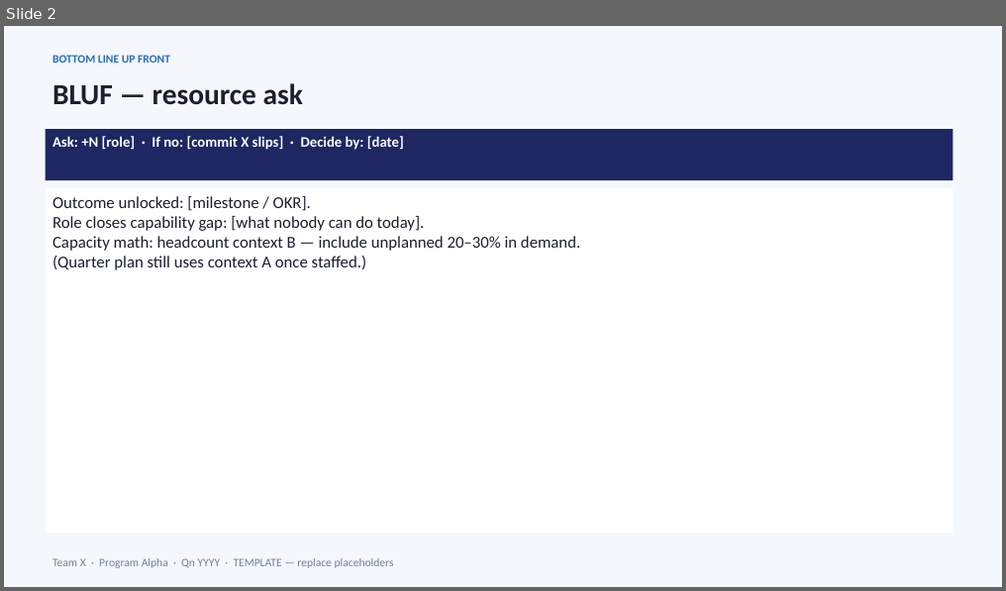
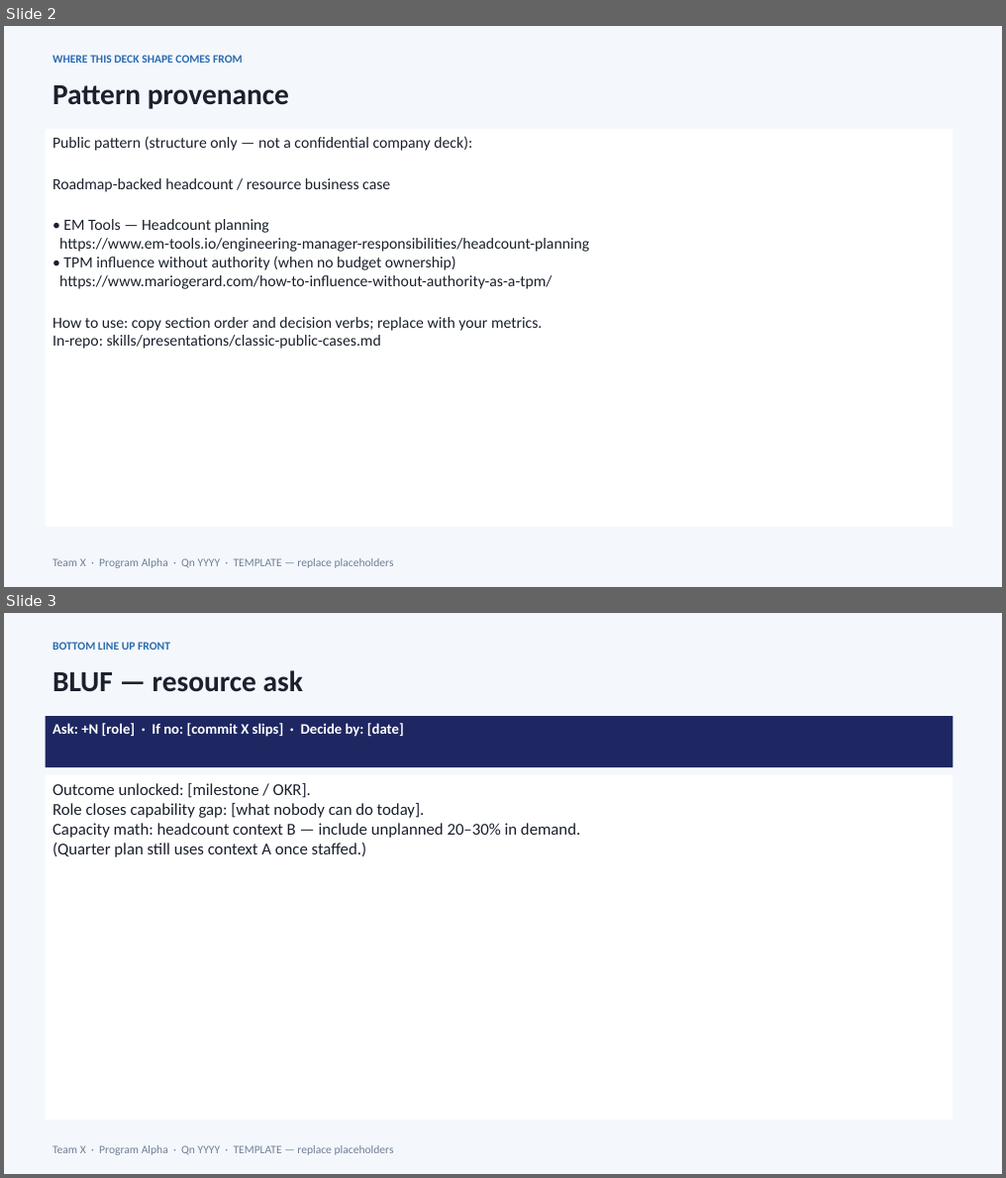
Before and after one commit to peter0749/MindsetMD, a slide deck: skills/presentations/assets/pptx/templates/06-resource-request.pptx. Shown one above the other, each under a label of ours: slide 2 before the commit, slides 2 and 3 after it. The pictures are 1006x591 and 1006x1178 pixels, drawn with LibreOffice and Linux fonts; fonts in the diff are those of the drawing. Boxes give left, top, right and bottom in pixels: in the first picture for what was removed or moved away, otherwise in the second. Text is boxed around its words. In the diff, an @@ line names an element or a change of style, - is before the commit and + after.

Commit message:
Add explicit public pattern provenance and fix broken asset links
Each template/example deck now has a Pattern provenance slide and cover
line; outline MDs cite sources. Fix assets/README paths to pptx/templates
and pptx/examples; add scripts/check_markdown_links.py (all 22 URLs 200).

```diff
--- a/skills/presentations/assets/pptx/templates/06-resource-request.pptx
+++ b/skills/presentations/assets/pptx/templates/06-resource-request.pptx
@@ slide 2 added at (4,26,1002,587), background #F4F7FC @@
@@ text added at (53,55,243,63), 11 pt, text #2B6CB0, bold @@
+WHERE THIS DECK SHAPE COMES FROM
@@ text added at (53,85,289,109), 28 pt, text #1A202C, bold @@
+Pattern provenance
@@ rectangle added at (46,129,953,527), fill #FFFFFF, 15 pt, text #1A202C @@
+Public pattern (structure only — not a confidential company deck):
+Roadmap-backed headcount / resource business case
+• EM Tools — Headcount planning
+https://www.em-tools.io/engineering-manager-responsibilities/headcount-planning
+• TPM influence without authority (when no budget ownership)
+https://www.mariogerard.com/how-to-influence-without-authority-as-a-tpm/
+How to use: copy section order and decision verbs; replace with your metrics.
+In-repo: skills/presentations/classic-public-cases.md
@@ text added at (53,559,394,569), 11 pt, text #718096 @@
+Team X · Program Alpha · Qn YYYY · TEMPLATE — replace placeholders
@@ what was slide 2 is now slide 3 @@
```
Also in this commit, not shown: 1 slide changed, 35 other files.
